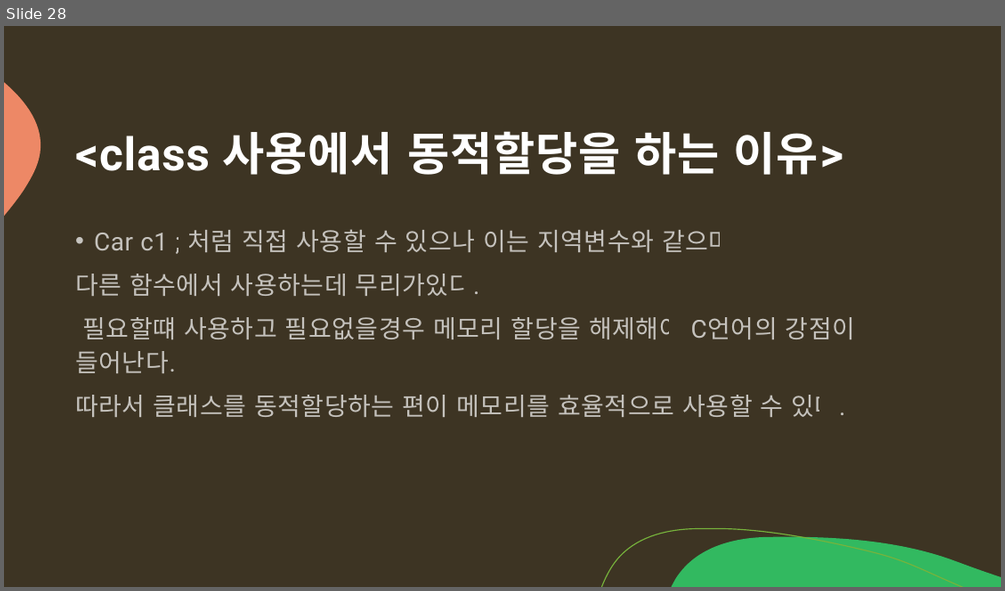
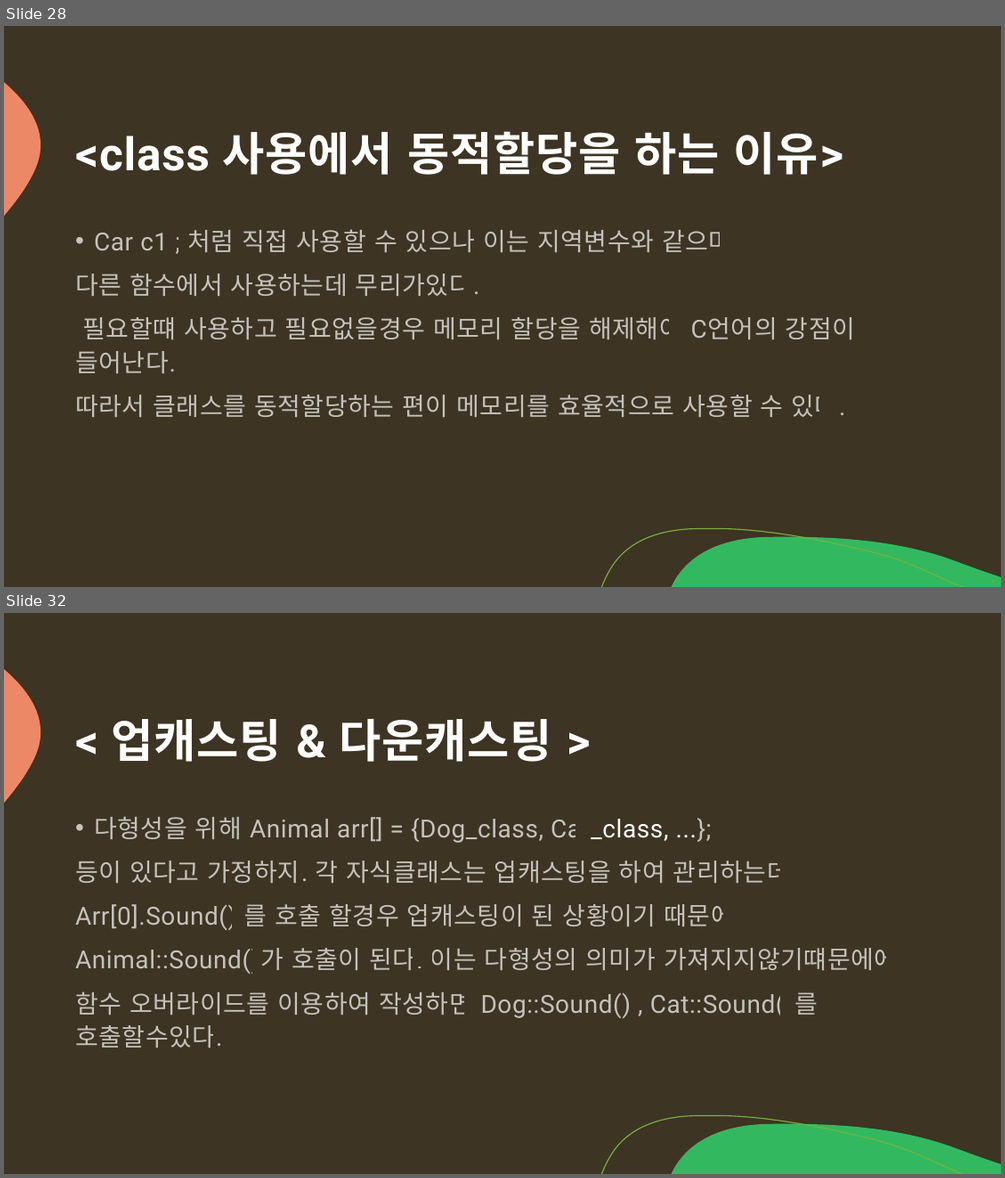
Before and after one commit to arkchimy/_Algorithm, a slide deck: 전공지식/C언어의 기초/C언어 기초지식.pptx. Shown one above the other, each under a label of ours: slide 28 before the commit, slides 28 and 32 after it; the slides between them are not shown. The pictures are 1005x591 and 1005x1178 pixels, drawn with LibreOffice and Linux fonts; fonts in the diff are those of the drawing. Boxes give left, top, right and bottom in pixels: in the first picture for what was removed or moved away, otherwise in the second. Text is boxed around its words. In the diff, an @@ line names an element or a change of style, - is before the commit and + after.

Commit message:
[C++ 지식 ] 업 캐스팅 다운캐스팅 & override

```diff
--- a/전공지식/C언어의 기초/C언어 기초지식.pptx
+++ b/전공지식/C언어의 기초/C언어 기초지식.pptx
@@ slide 32 added at bbox=[4, 613, 1001, 1174], background #3D3423; not listed: 3 template elements that a slide beside it also shows @@
@@ title added at bbox=[112, 719, 551, 762], 44 pt, text #FFFFFF, bold @@
+< 업캐스팅 & 다운캐스팅 >
@@ text added at bbox=[75, 816, 898, 1047], 24 pt, text #FFFFFF at 70% opacity @@
+• 다형성을 위해 Animal arr[] = {Dog_class, Cat_class, ...};
+등이 있다고 가정하자. 각 자식클래스는 업캐스팅을 하여 관리하는데
+Arr[0].Sound() 를 호출 할경우 업캐스팅이 된 상황이기 때문에
+Animal::Sound()가 호출이 된다. 이는 다형성의 의미가 가져지지않기떄문에에
+함수 오버라이드를 이용하여 작성하면 Dog::Sound() , Cat::Sound()를 호출할수있다.
```
Also in this commit, not shown: 3 other slides added.
